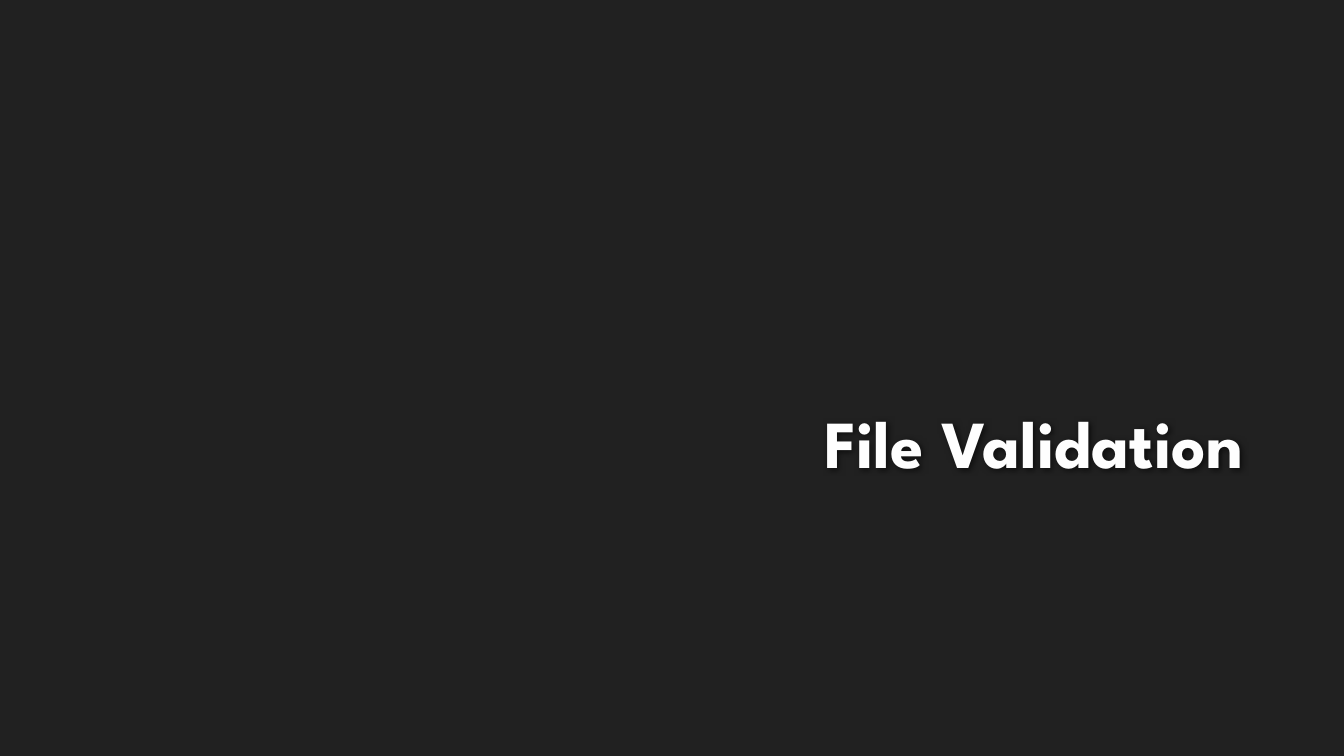
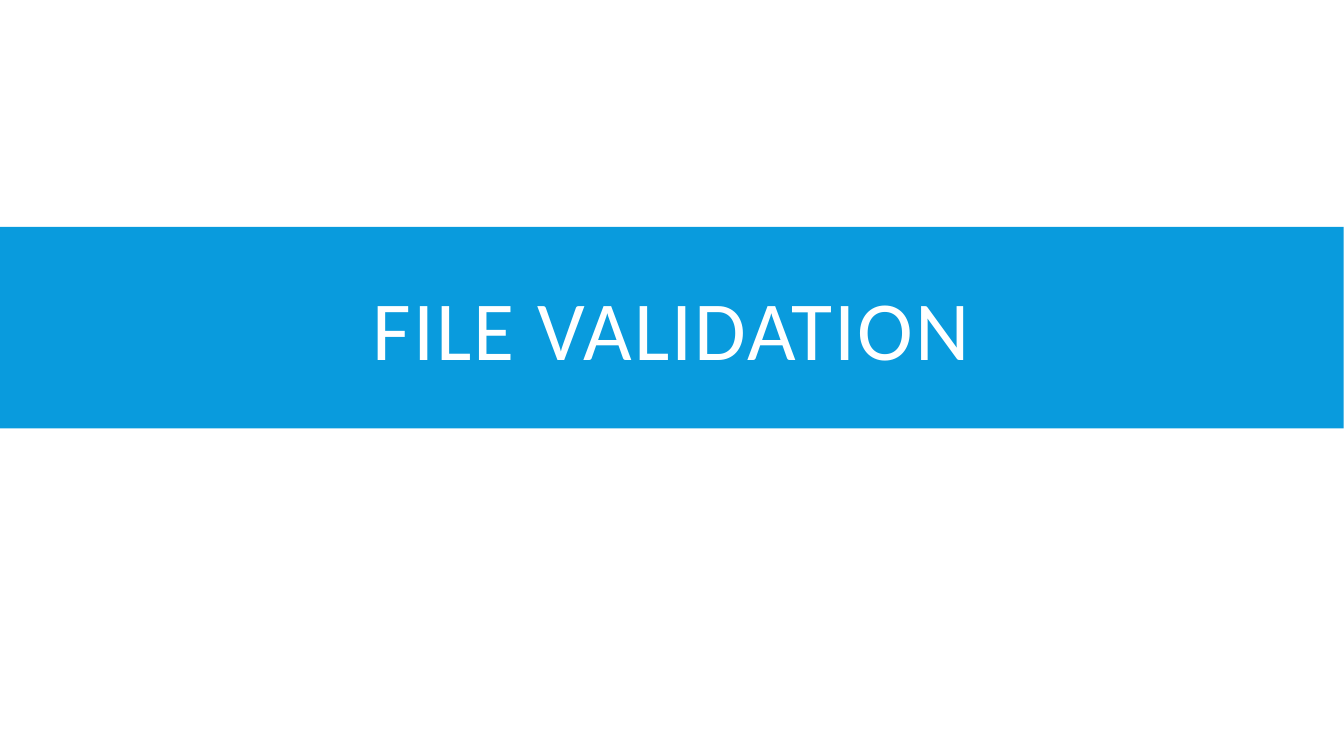
Before and after one commit to LittleDinoCake/CF-Project, a slide deck: slide 8 of Presentation.pptx. Drawn at 1344x756 pixels with LibreOffice and Linux fonts; fonts in the diff are those of the drawing; background and template pictures are left out. Boxes give left, top, right and bottom in pixels: in the first picture for what was removed or moved away, otherwise in the second. Text is boxed around its words. In the diff, an @@ line names an element or a change of style, - is before the commit and + after.

```diff
--- a/Presentation.pptx
+++ b/Presentation.pptx
@@ background #212121 to #FFFFFF @@
@@ rectangle added at box(0, 227, 1344, 429), fill #099BDD @@
@@ title "FILE VALIDATION" at box(373, 305, 970, 361): vertical alignment bottom to middle @@
@@ title at box(373, 305, 970, 361): text changed; size 48 to 60 pt; font League Spartan to Calibri; text colour #FEFEFE to #FFFFFF; bold off @@
-File Validation
+FILE VALIDATION
```
Also in this commit, not shown: 11 other slides changed, 4 slides added, 2 slides removed.
